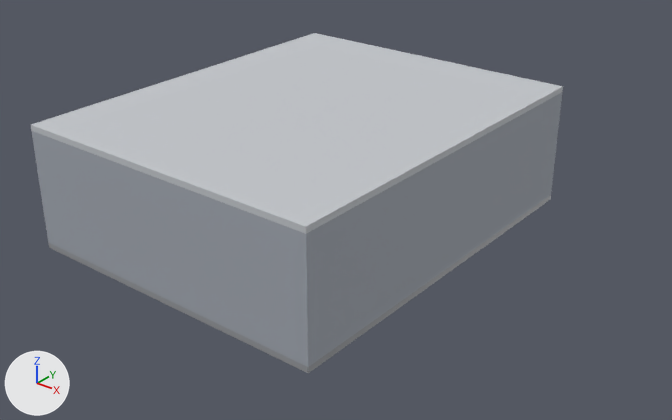
The glTF model web/viewer/public/models/hall_shell.glb as it was, and as the next commit left it.
Camera for both pictures: a camera (50 mm lens) standing at (24.6, -15.8, 14.6) and looking at (6.3, 7.1, 0.4). Lighting does not change. The marker at lower left points along +X, +Y and +Z. The older version comes first. Vertices at exactly the same position are counted once.

The scene before the commit, as lines of its bpy script (objects in view):
```python
me_ceiling = bpy.data.meshes.new('ceiling')
me_ceiling.from_pydata(...)  # a box spanning x -0.2..11.2, y -0.2..13.8, z 4.0..4.2
me_ceiling.materials.append(mat_s_ceiling)  # light grey #c4c7cb
me_floor = bpy.data.meshes.new('floor')
me_floor.from_pydata(...)  # a box spanning x -0.2..11.2, y -0.2..13.8, z -0.2..0.0
me_floor.materials.append(mat_s_floor)  # grey #95979b
me_wall_east = bpy.data.meshes.new('wall_east')
me_wall_east.from_pydata(...)  # a box spanning x 11.0..11.2, y -0.2..13.8, z 0.0..4.0
me_wall_east.materials.append(mat_s_wall_east)  # grey #a2a8b1
# before: 0 (11.2, -0.2, 0.0) at pixel (308, 367), 1 (11.2, 13.8, 0.0) at pixel (551, 194), 2 (11.2, 13.8, 4.0) at pixel (562, 91), 3 (11.2, -0.2, 4.0) at pixel (306, 233), 4 (11.0, -0.2, 0.0) at pixel (302, 364)
# before: 5 (11.0, -0.2, 4.0) at pixel (299, 231), 6 (11.0, 13.8, 4.0), 7 (11.0, 13.8, 0.0)
me_wall_south = bpy.data.meshes.new('wall_south')
me_wall_south.from_pydata(...)  # a box spanning x 0.0..11.0, y -0.2..0.0, z 0.0..4.0
me_wall_south.materials.append(mat_s_wall_south)  # grey #a2a8b1
# before: 0 (11.0, -0.2, 0.0) at pixel (302, 364), 1 (11.0, 0.0, 0.0), 2 (11.0, 0.0, 4.0), 3 (11.0, -0.2, 4.0) at pixel (299, 231)
ob_ceiling = bpy.data.objects.new('ceiling', me_ceiling)
ob_ceiling.location = (0.0, 0.0, 0.0)
ob_floor = bpy.data.objects.new('floor', me_floor)
ob_floor.location = (0.0, 0.0, 0.0)
ob_wall_east = bpy.data.objects.new('wall_east', me_wall_east)
ob_wall_east.location = (0.0, 0.0, 0.0)
ob_wall_south = bpy.data.objects.new('wall_south', me_wall_south)
ob_wall_south.location = (0.0, 0.0, 0.0)
```
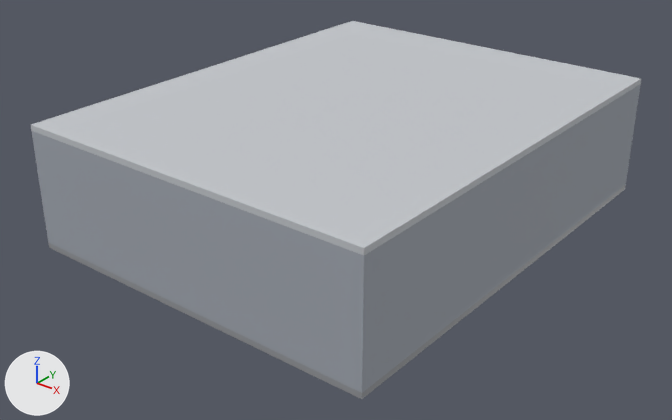
What changed in the scene script:
```text
Change me_floor:
    used by ob_floor; location = (0.0, 0.0, 0.0)
    remove me_floor.from_pydata(...)  # 8 vertices, 12 faces; spans x -0.2..11.2, y -0.2..13.8, z -0.2..0.0
    add me_floor.from_pydata(...)  # 8 vertices, 12 faces; spans x -0.2..13.0, y -0.2..16.4, z -0.2..0.0
    me_floor part 1
    me_floor.vertices[0].co: (11.2, -0.2, -0.2) -> (13.0, -0.2, -0.2)  # pixel (308, 373) -> pixel (361, 399)
    me_floor.vertices[1].co: (11.2, 13.8, -0.2) -> (13.0, 16.4, -0.2)  # pixel (550, 199) -> pixel (625, 189)
    me_floor.vertices[2].co: (11.2, 13.8, 0.0) -> (13.0, 16.4, 0.0)  # pixel (551, 194) -> pixel (625, 184)
    me_floor.vertices[3].co: (11.2, -0.2, 0.0) -> (13.0, -0.2, 0.0)  # pixel (308, 367) -> pixel (361, 393)
    me_floor.vertices[6].co: (-0.2, 13.8, 0.0) -> (-0.2, 16.4, 0.0)
    me_floor.vertices[7].co: (-0.2, 13.8, -0.2) -> (-0.2, 16.4, -0.2)
Change me_wall_east:
    used by ob_wall_east; location = (0.0, 0.0, 0.0)
    remove me_wall_east.from_pydata(...)  # 8 vertices, 12 faces; spans x 11.0..11.2, y -0.2..13.8, z 0.0..4.0
    add me_wall_east.from_pydata(...)  # 8 vertices, 12 faces; spans x 12.8..13.0, y -0.2..16.4, z 0.0..4.0
    me_wall_east part 2
    add for i in [0, 3, 4, 5]: me_wall_east.vertices[i].co += Vector((1.8, 0.0, 0.0))
    add for i in [1, 2, 6, 7]: me_wall_east.vertices[i].co += Vector((1.8, 2.6, 0.0))
Change me_wall_south:
    used by ob_wall_south; location = (0.0, 0.0, 0.0)
    remove me_wall_south.from_pydata(...)  # 8 vertices, 12 faces; spans x 0.0..11.0, y -0.2..0.0, z 0.0..4.0
    add me_wall_south.from_pydata(...)  # 8 vertices, 12 faces; spans x 0.0..12.8, y -0.2..0.0, z 0.0..4.0
    me_wall_south part 3
    add for i in [*range(0, 4)]: me_wall_south.vertices[i].co += Vector((1.8, 0.0, 0.0))
Change me_ceiling:
    used by ob_ceiling; location = (0.0, 0.0, 0.0)
    remove me_ceiling.from_pydata(...)  # 8 vertices, 12 faces; spans x -0.2..11.2, y -0.2..13.8, z 4.0..4.2
    add me_ceiling.from_pydata(...)  # 8 vertices, 12 faces; spans x -0.2..13.0, y -0.2..16.4, z 4.0..4.2
    me_ceiling part 4
    me_ceiling.vertices[0].co: (11.2, -0.2, 4.0) -> (13.0, -0.2, 4.0)  # pixel (306, 233) -> pixel (363, 255)
    me_ceiling.vertices[1].co: (11.2, 13.8, 4.0) -> (13.0, 16.4, 4.0)  # pixel (562, 91) -> pixel (640, 83)
    me_ceiling.vertices[2].co: (11.2, 13.8, 4.2) -> (13.0, 16.4, 4.2)  # pixel (563, 86) -> pixel (641, 78)
    me_ceiling.vertices[3].co: (11.2, -0.2, 4.2) -> (13.0, -0.2, 4.2)  # pixel (305, 226) -> pixel (364, 248)
    me_ceiling.vertices[6].co: (-0.2, 13.8, 4.2) -> (-0.2, 16.4, 4.2)  # pixel (314, 32) -> pixel (352, 20)
    me_ceiling.vertices[7].co: (-0.2, 13.8, 4.0) -> (-0.2, 16.4, 4.0)
```

Location of each change, [x1, y1, x2, y2] in pixels of the pictures (672 x 420 px):
'ceiling', reshaped (15% wider, 16% taller): before [31, 33, 563, 234]; after [31, 21, 641, 255]
'wall_east', reshaped (9% wider, 12% taller): before [300, 92, 562, 367]; after [356, 84, 641, 393]
'wall_south', reshaped (21% wider, 11% taller): before [35, 132, 302, 364]; after [35, 132, 357, 390]
'floor', reshaped (15% wider, 20% taller): before [49, 195, 551, 373]; after [49, 185, 626, 399]
